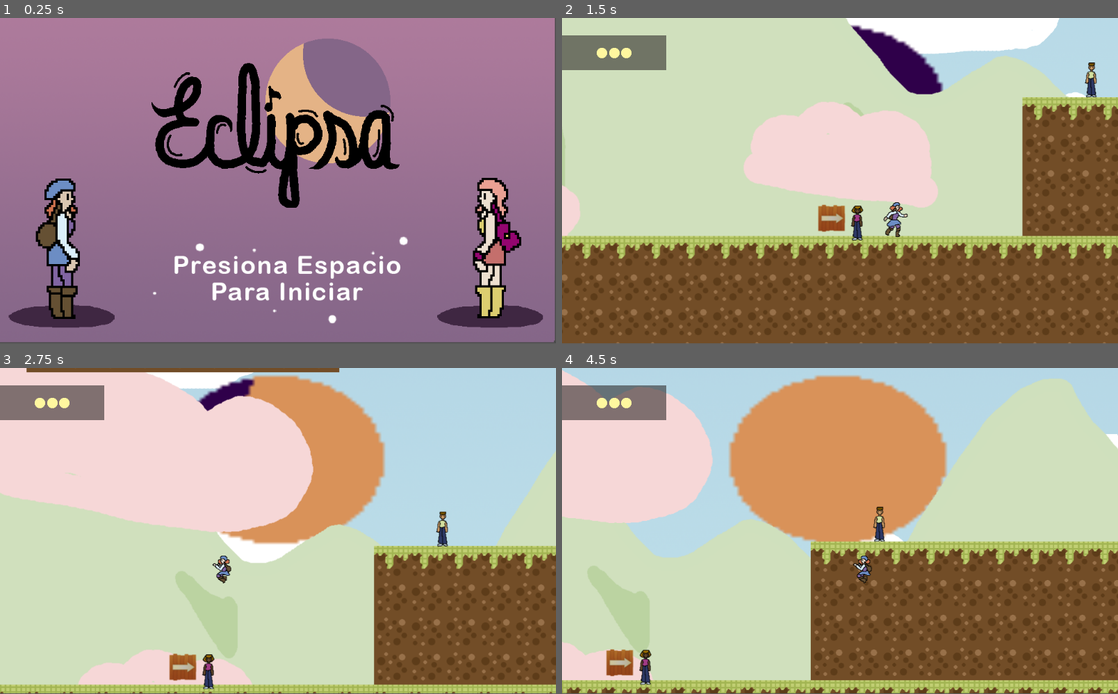
Above: before the commit, frames 1-4 (two rows, left to right).
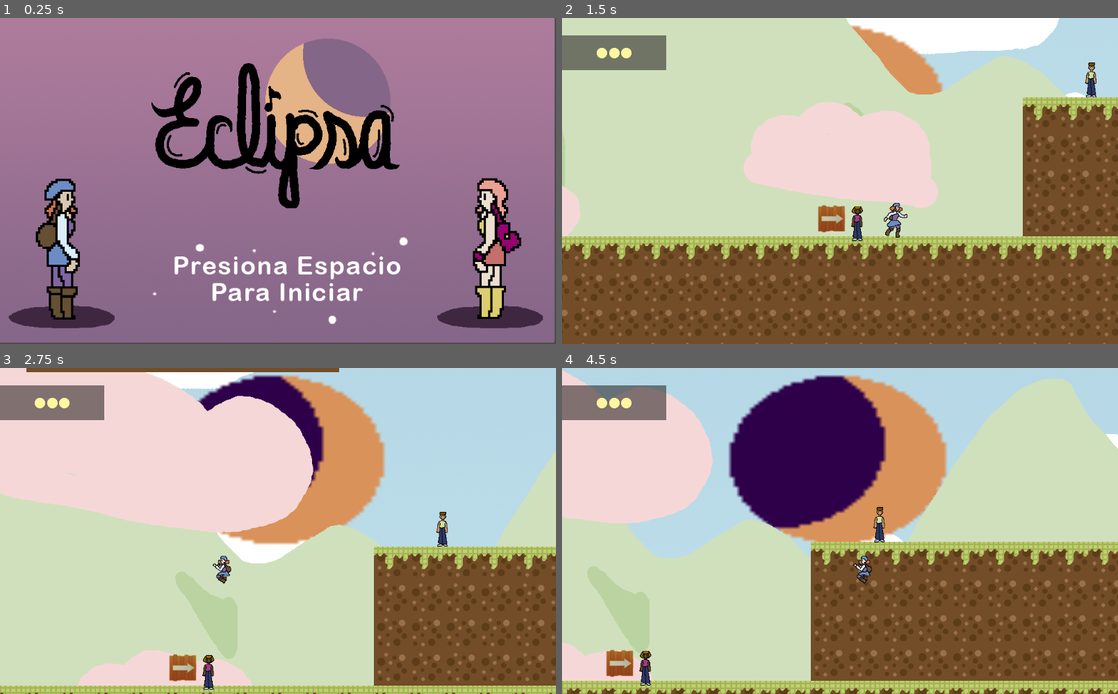
Above: after the commit, the same moments.

Repository: elros88/eclipta
Game: Godot game, scene res://levels/title.tscn
Same seed, same stepped clock (60 frames per second), same inputs: the game is played once before the commit and once after it.
Inputs:
- Up to frame 1 (0.25 s): no input
- Up to frame 2 (1.5 s): hold Space (jump) 0.53-1.28 s; hold Right (right) from 0.53 s (still down); tap Tab (attack) at 1.35 s
- Up to frame 3 (2.75 s): tap Space (jump) at 1.52, 1.55, 1.82 s; release Right (right) at 2.03 s; hold Left (left) from 2.03 s (still down); hold Space (jump) from 2.03 s (still down); tap Z (green) at 2.1 s
- Up to frame 4 (4.5 s): release Left (left) at 2.78 s; release Space (jump) at 2.78 s; hold Right (right) 2.78-4.28 s; tap X (red) at 2.85 s; tap Space (jump) at 3.02, 3.05, 3.32, 4.35 s; hold Space (jump) 3.53-4.28 s; tap C (yellow) at 3.6 s; hold Left (left) from 4.28 s (still down)
The window is 800x468 before the commit and 800x469 after it. Grey fills any space a smaller window leaves; there, only what the larger window draws over its background counts as a difference.

The runs differ from the first frame. In frame 1, 2.2% of the frame differs, in the area x 0-100%, y 0-100%; in frame 2, 2.7%; in frame 3, 3.2%; in frame 4, 12%, in the area x 0-100%, y 2-100%.

Commit message:
arreglando error eclipse

Diff:
--- a/src/levels/level-1.tscn
+++ b/src/levels/level-1.tscn
@@ -38,7 +38,7 @@
 "frames": [ ExtResource( 18 ), ExtResource( 17 ), ExtResource( 27 ), ExtResource( 21 ), ExtResource( 19 ), ExtResource( 26 ), ExtResource( 20 ), ExtResource( 22 ), ExtResource( 23 ), ExtResource( 25 ) ],
 "loop": true,
 "name": "sun",
-"speed": 1.0
+"speed": 0.06
 } ]
 
 [sub_resource type="SpriteFrames" id=28]
@@ -48,14 +48,14 @@
 "name": "transition",
 "speed": 5.0
 }, {
+"frames": [ ExtResource( 16 ) ],
+"loop": true,
+"name": "night",
+"speed": 5.0
+}, {
 "frames": [ ExtResource( 14 ) ],
 "loop": true,
 "name": "day",
-"speed": 5.0
-}, {
-"frames": [ ExtResource( 16 ) ],
-"loop": true,
-"name": "night",
 "speed": 5.0
 } ]
 
@@ -169,7 +169,7 @@
 scale = Vector2( 7.5, 5.8125 )
 frames = SubResource( 29 )
 animation = "sun"
-frame = 7
+frame = 3
 playing = true
 
 [node name="Mountains" type="ParallaxLayer" parent="ParallaxBackground"]
--- a/src/project.godot
+++ b/src/project.godot
@@ -17,7 +17,7 @@
 [display]
 
 window/size/resizable=false
-window/stretch/aspect="keep"
+window/stretch/mode="2d"
 
 [input]
 
Not shown, changed: .DS_Store
Not shown, added: build/.DS_Store
Not shown, added: build/eclipsa.zip
Not shown, changed: build/index.pck
